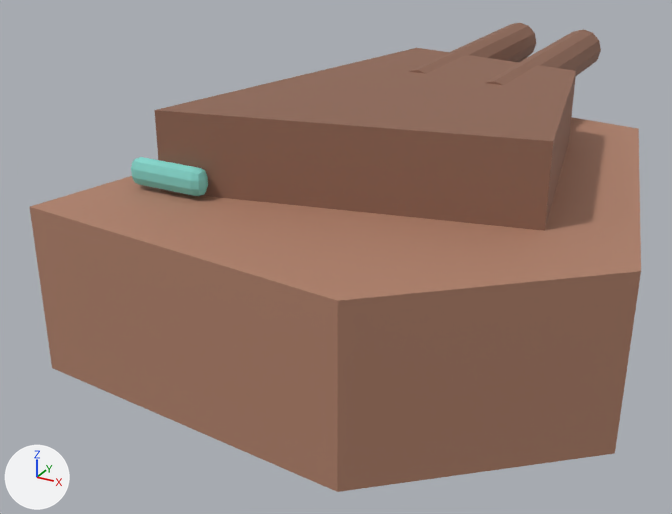
An edit to the glTF model game/assets/models/sod_phantom_tank.glb, drawn before and after from the same camera.
Both versions are drawn from a 50 mm camera at (0.694, -1.499, 0.83) aimed at (-0.1, -0.055, 0.108). The lights are fixed; the arrows at lower left show +X, +Y and +Z. The older version comes first. Vertices at exactly the same position are counted once.

The first picture shows 'sod_phantom_tank'.
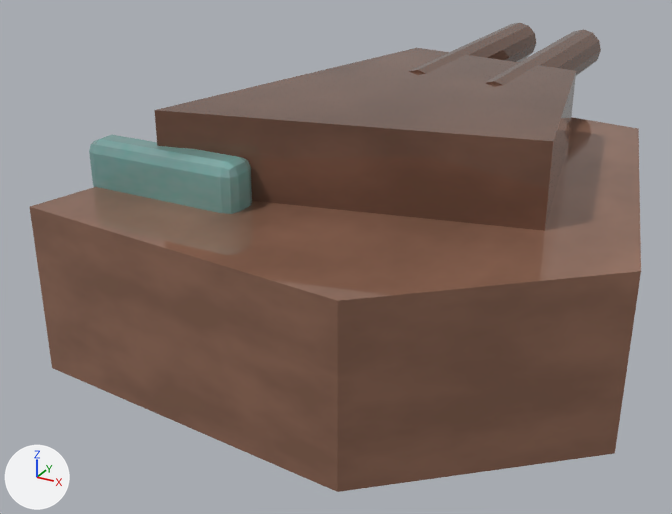
Boxes [x1, y1, x2, y2] around the edits, measured in the pictures (672 x 514 px; the box of a moved part takes in the faces that stretch with it):
part 1 of me_body, moved or reshaped
    before: [133, 157, 208, 196]
    after: [92, 135, 252, 214]
part 2 of me_body, recoloured (darker)
    both: [30, 117, 641, 492]
part 3 of me_body, recoloured
    both: [155, 23, 601, 231]
part 4 of me_body, recoloured
    before: [131, 162, 199, 196]
    after: [89, 144, 232, 214]

The change in detail:
Picture 'sod_phantom_tank_rough' (img_sod_phantom_tank_rough) is new.
Picture 'sod_phantom_tank_diff' (img_sod_phantom_tank_diff) is new.
Material 'sod_phantom_tank_baked' (mat_sod_phantom_tank_baked) is new.
Uses the picture img_sod_phantom_tank_diff.
Uses the picture img_sod_phantom_tank_rough.
me_body is used by ob_sod_phantom_tank; location (0.0, 0.0, 0.0).
me_body had 114 vertices, 208 faces and spanned x -0.42..0.5, y -0.56..0.72, z 0.0..0.445.
me_body now has 122 vertices, 224 faces and spans x -0.42..0.5, y -0.56..0.72, z 0.0..0.445.
Part 1, on me_body:
27 vertices are removed from x -0.33..-0.185, y -0.34..-0.322, z 0.305..0.355.
68 faces are deleted.
21 vertices move from x -0.335..-0.19, y -0.358..-0.33, z 0.31..0.35 to x -0.41..-0.116, y -0.375..-0.325, z 0.286..0.374.
27 vertices are added at x -0.41..-0.11, y -0.355..-0.305, z 0.28..0.38.
8 new vertices lie (0.26, 0.0, 0.0) away from vertices in x -0.39, y -0.355..-0.305, z 0.28..0.38.
84 new faces join them.
me_body part 2: 16 faces spanning x -0.42..0.5, y -0.56..0.52, z 0.0..0.3 switch from mat_rust_0_0 (brown #b6866f) to mat_sod_phantom_tank_baked.
me_body part 3: 100 faces spanning x -0.28..0.34, y -0.34..0.72, z 0.3..0.445 switch from mat_rustd_0_0 (brown #956c59) to mat_sod_phantom_tank_baked.
me_body part 4: 24 faces spanning x -0.41..-0.116, y -0.375..-0.355, z 0.286..0.374 switch from mat_teal_0_0 (cyan #86dad0) to mat_sod_phantom_tank_baked.
